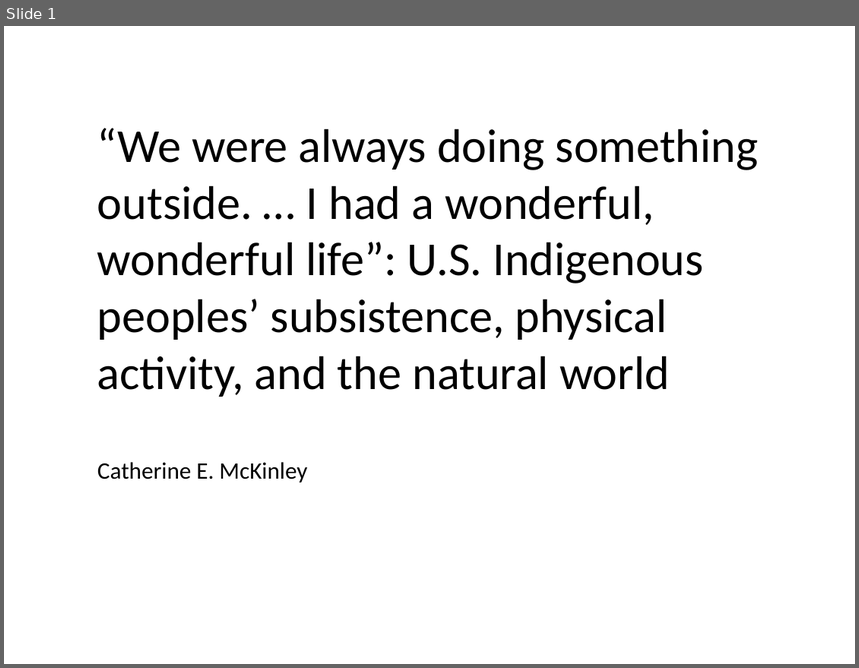
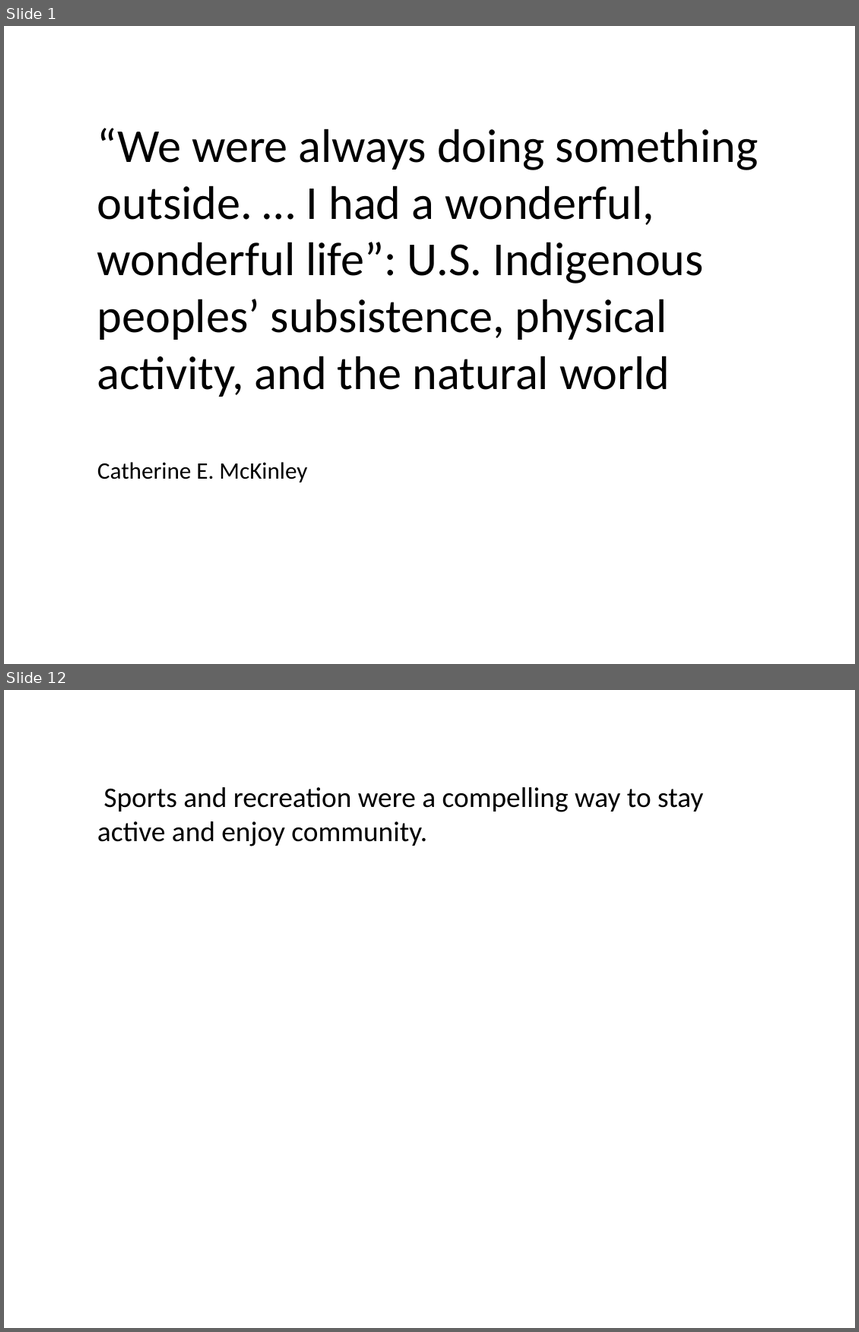
Before and after one commit to Xiaoyany88/INTUITION-Hack, a slide deck: example.pptx. Shown one above the other, each under a label of ours: slide 1 before the commit, slides 1 and 12 after it; the slides between them are not shown. The pictures are 859x668 and 859x1332 pixels, drawn with LibreOffice and Linux fonts; fonts in the diff are those of the drawing. Boxes give left, top, right and bottom in pixels: in the first picture for what was removed or moved away, otherwise in the second. Text is boxed around its words. In the diff, an @@ line names an element or a change of style, - is before the commit and + after.

```diff
--- a/example.pptx
+++ b/example.pptx
@@ slide 12 added at (4,690,855,1328), background #FFFFFF @@
@@ text added at (97,787,703,847), 24 pt, text #000000 @@
+Sports and recreation were a compelling way to stay active and enjoy community.
```
Also in this commit, not shown: 13 other slides added, 15 other files.
